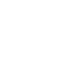
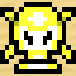
Two versions of the same layered image (76×76). Layer-by-layer changes:
added group "enemy_3" with 4 layers above "enemy_2" over [0, 0, 76, 76]
added layer "enemy_3_d" in group "enemy_3" over [0, 2, 76, 74]
moved "enemy_0_d" into group "enemy_0", painted on it over [0, 2, 76, 74]
showed "ground.xpm" over [0, 0, 76, 76]
